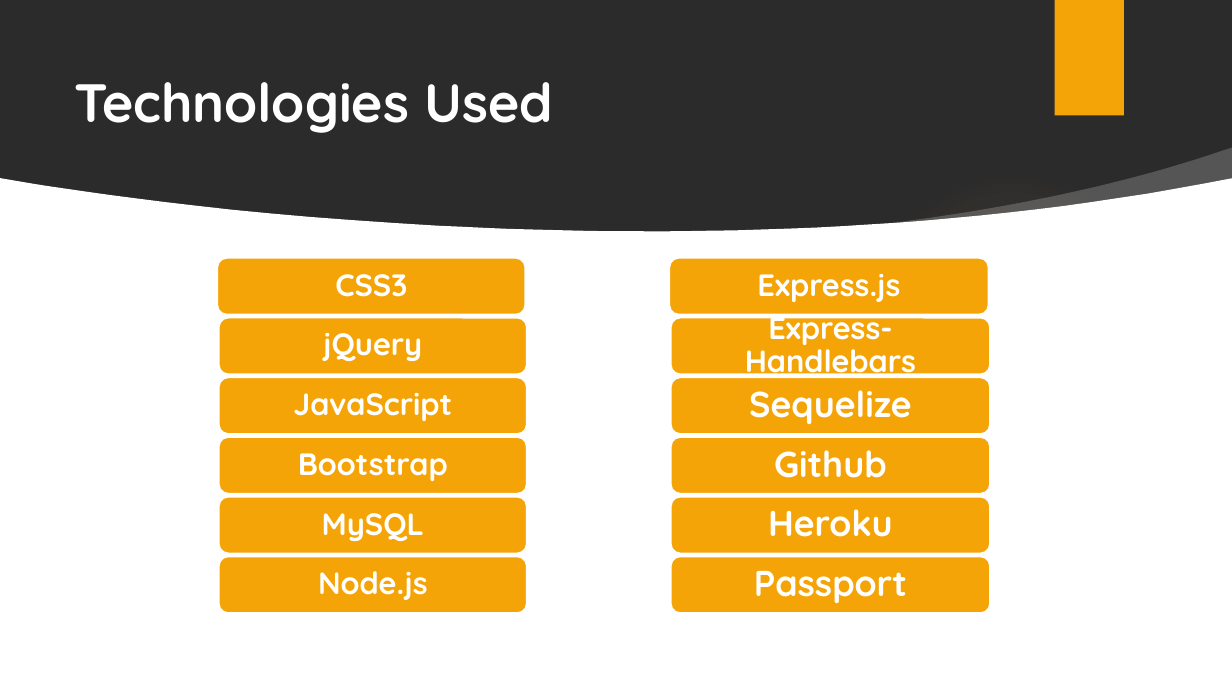
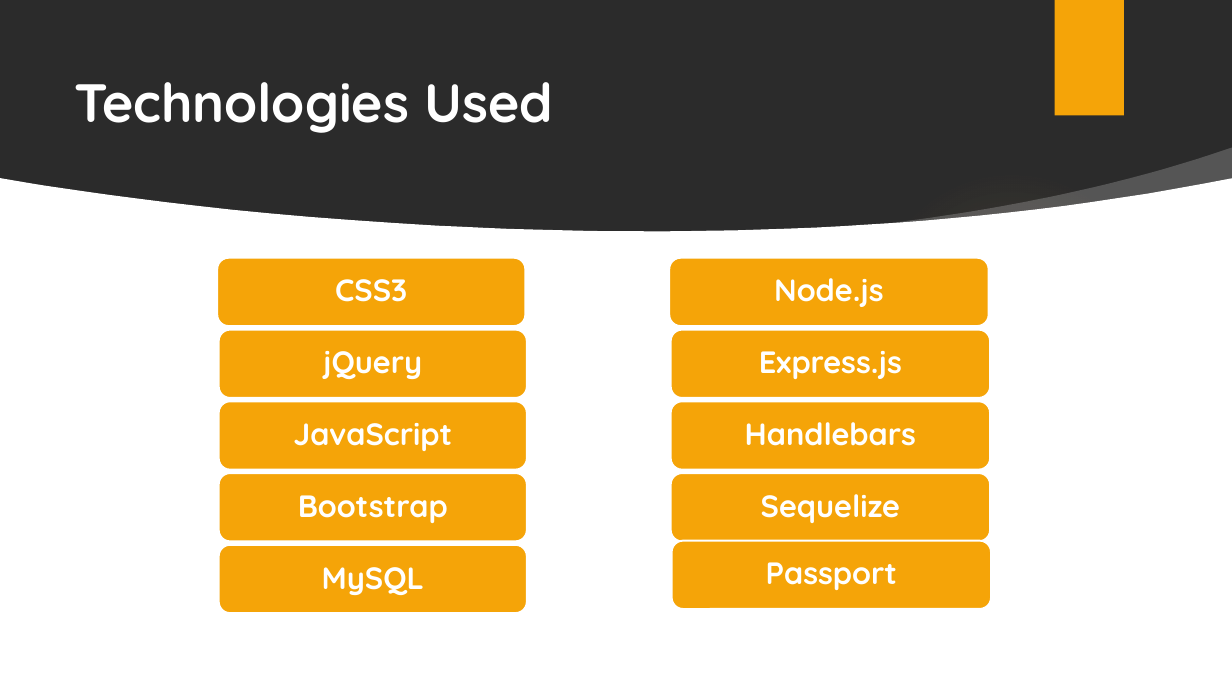
Before and after one commit to BarbaraHernandez/localvote, a slide deck: slide 5 of local-vote-ppt.pptx. Drawn at 1232x693 pixels with LibreOffice and Linux fonts; fonts in the diff are those of the drawing; background and template pictures are left out; a plain dark background stands for a picture behind light text. Boxes give left, top, right and bottom in pixels: in the first picture for what was removed or moved away, otherwise in the second. Text is boxed around its words. In the diff, an @@ line names an element or a change of style, - is before the commit and + after.

```diff
--- a/local-vote-ppt.pptx
+++ b/local-vote-ppt.pptx
@@ rounded rectangle: place and size @@
-rounded rectangle at bbox=[217, 258, 526, 315]
+rounded rectangle at bbox=[217, 258, 526, 326]
@@ text "CSS3": place and size @@
-text "CSS3" at bbox=[335, 274, 407, 297]
+text "CSS3" at bbox=[335, 279, 407, 302]
@@ rounded rectangle: place and size @@
-rounded rectangle at bbox=[669, 258, 989, 315]
+rounded rectangle at bbox=[669, 258, 989, 326]
@@ text "Node.js": place and size @@
-text "Node.js" at bbox=[318, 571, 428, 600]
+text "Node.js" at bbox=[774, 278, 884, 307]
@@ rounded rectangle: place and size @@
-rounded rectangle at bbox=[219, 318, 528, 375]
+rounded rectangle at bbox=[219, 330, 528, 398]
@@ text "jQuery": place and size @@
-text "jQuery" at bbox=[323, 333, 422, 361]
+text "jQuery" at bbox=[323, 351, 422, 379]
@@ rounded rectangle: place and size @@
-rounded rectangle at bbox=[671, 318, 991, 375]
+rounded rectangle at bbox=[671, 330, 991, 398]
@@ text "Express.js": place and size @@
-text "Express.js" at bbox=[757, 274, 900, 302]
+text "Express.js" at bbox=[759, 351, 902, 379]
@@ rounded rectangle: place and size @@
-rounded rectangle at bbox=[219, 377, 528, 434]
+rounded rectangle at bbox=[219, 401, 528, 470]
@@ text "JavaScript": place and size @@
-text "JavaScript" at bbox=[293, 393, 452, 421]
+text "JavaScript" at bbox=[293, 423, 452, 451]
@@ rounded rectangle: place and size @@
-rounded rectangle at bbox=[671, 377, 991, 434]
+rounded rectangle at bbox=[671, 401, 991, 470]
@@ rounded rectangle removed at bbox=[219, 437, 528, 494] @@
@@ rounded rectangle removed at bbox=[671, 437, 991, 494] @@
@@ text at bbox=[745, 422, 916, 446]: text changed @@
-Express-Handlebars
+Handlebars
@@ rounded rectangle: place and size @@
-rounded rectangle at bbox=[219, 496, 528, 554]
+rounded rectangle at bbox=[219, 473, 528, 542]
@@ text "Bootstrap": place and size @@
-text "Bootstrap" at bbox=[298, 453, 448, 481]
+text "Bootstrap" at bbox=[298, 495, 448, 523]
@@ rounded rectangle: place and size @@
-rounded rectangle at bbox=[671, 496, 991, 554]
+rounded rectangle at bbox=[671, 473, 991, 542]
@@ text "Sequelize" at bbox=[761, 494, 900, 523]: size 28 to 24 pt; less space between paragraphs @@
@@ text "Sequelize": place and size @@
-text "Sequelize" at bbox=[749, 390, 911, 424]
+text "Sequelize" at bbox=[761, 494, 900, 523]
@@ text removed at bbox=[774, 450, 887, 478] @@
-Github
@@ text removed at bbox=[768, 509, 893, 537] @@
-Heroku
@@ rounded rectangle: place and size @@
-rounded rectangle at bbox=[219, 556, 528, 614]
+rounded rectangle at bbox=[219, 545, 528, 614]
@@ text "MySQL": place and size @@
-text "MySQL" at bbox=[322, 513, 424, 541]
+text "MySQL" at bbox=[322, 567, 424, 595]
@@ rounded rectangle: place and size @@
-rounded rectangle at bbox=[671, 556, 991, 614]
+rounded rectangle at bbox=[672, 541, 992, 609]
@@ text "Passport": place and size @@
-text "Passport" at bbox=[754, 571, 907, 603]
+text "Passport" at bbox=[766, 562, 897, 590]
@@ text "Passport" at bbox=[766, 562, 897, 590]: size 28 to 24 pt; less space between paragraphs @@
```
Also in this commit, not shown: 2 other files.
